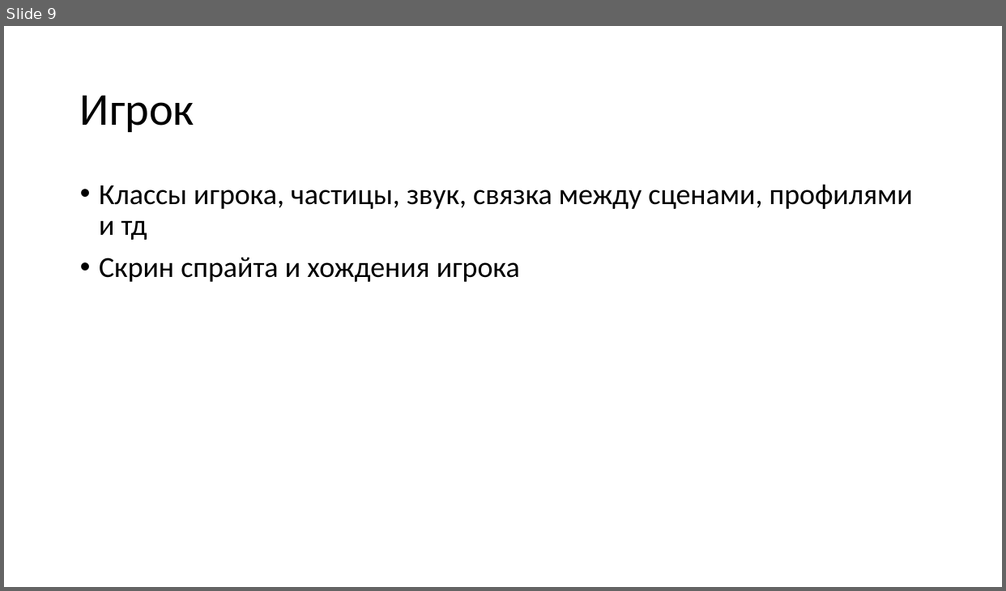
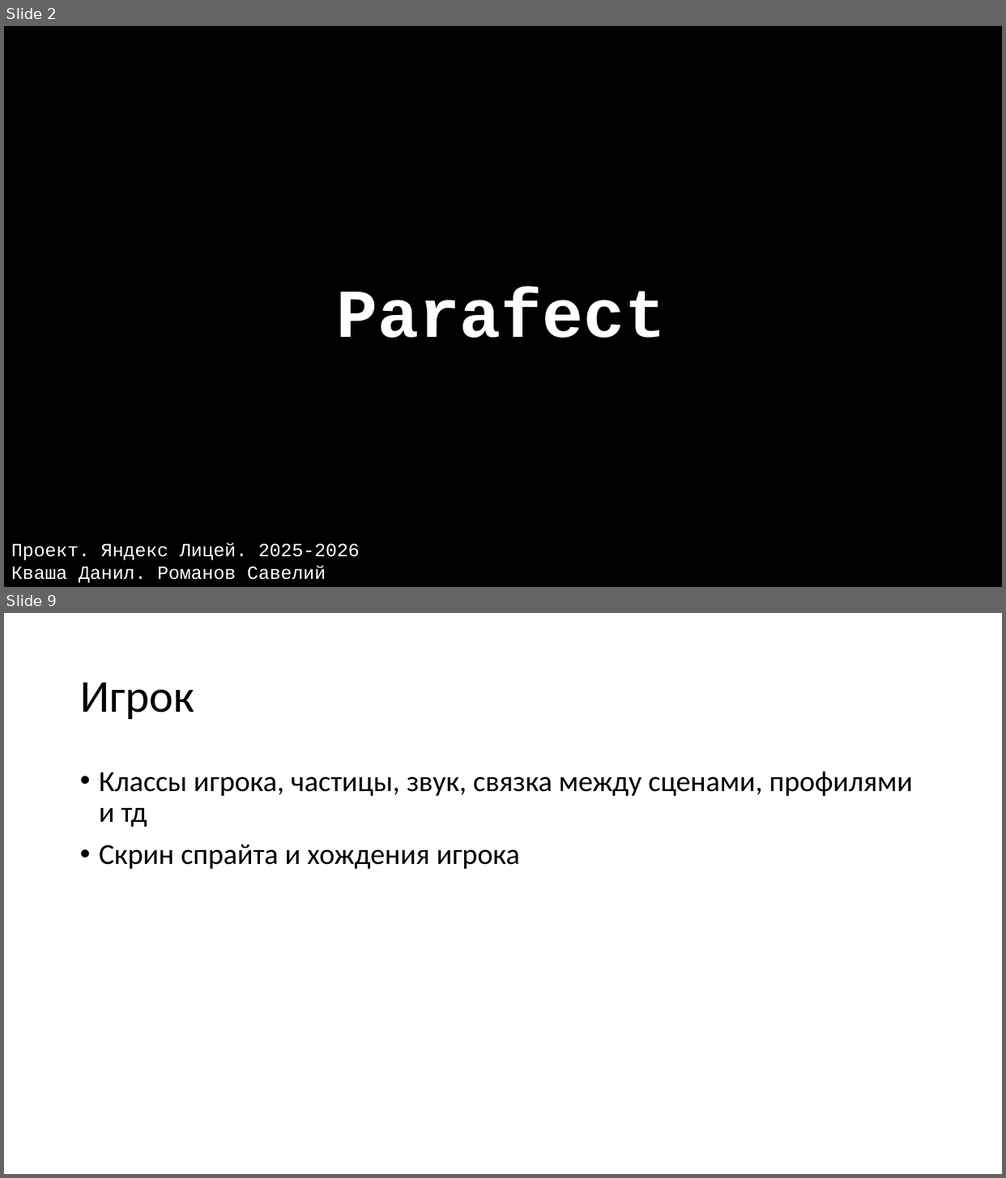
Before and after one commit to txtXD949/parafect, a slide deck: docs/Parafect.pptx. Shown one above the other, each under a label of ours: slide 9 before the commit, slides 2 and 9 after it; the slides between them are not shown. The pictures are 1006x591 and 1006x1178 pixels, drawn with LibreOffice and Linux fonts; fonts in the diff are those of the drawing. Boxes give left, top, right and bottom in pixels: in the first picture for what was removed or moved away, otherwise in the second. Text is boxed around its words. In the diff, an @@ line names an element or a change of style, - is before the commit and + after.

```diff
--- a/docs/Parafect.pptx
+++ b/docs/Parafect.pptx
@@ slide 2 added at <box>4,26,1002,587</box>, background #000000 @@
@@ text added at <box>336,288,666,338</box>, 66 pt, text #FFFFFF, bold @@
+Parafect
@@ text added at <box>11,543,360,583</box>, 18 pt, text #FFFFFF @@
+Проект. Яндекс Лицей. 2025-2026
+Кваша Данил. Романов Савелий
```
Also in this commit, not shown: 4 slides changed, 6 other slides added, 7 slides removed, 4 other files.
